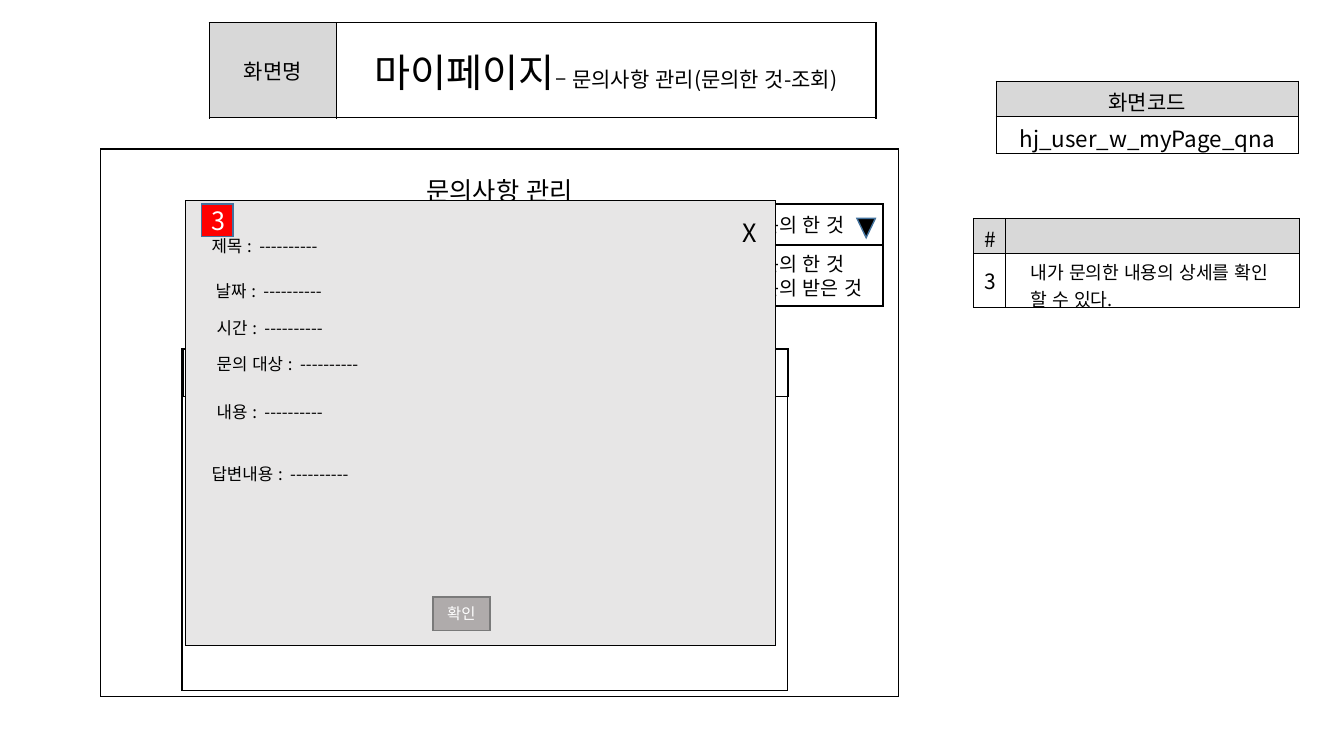
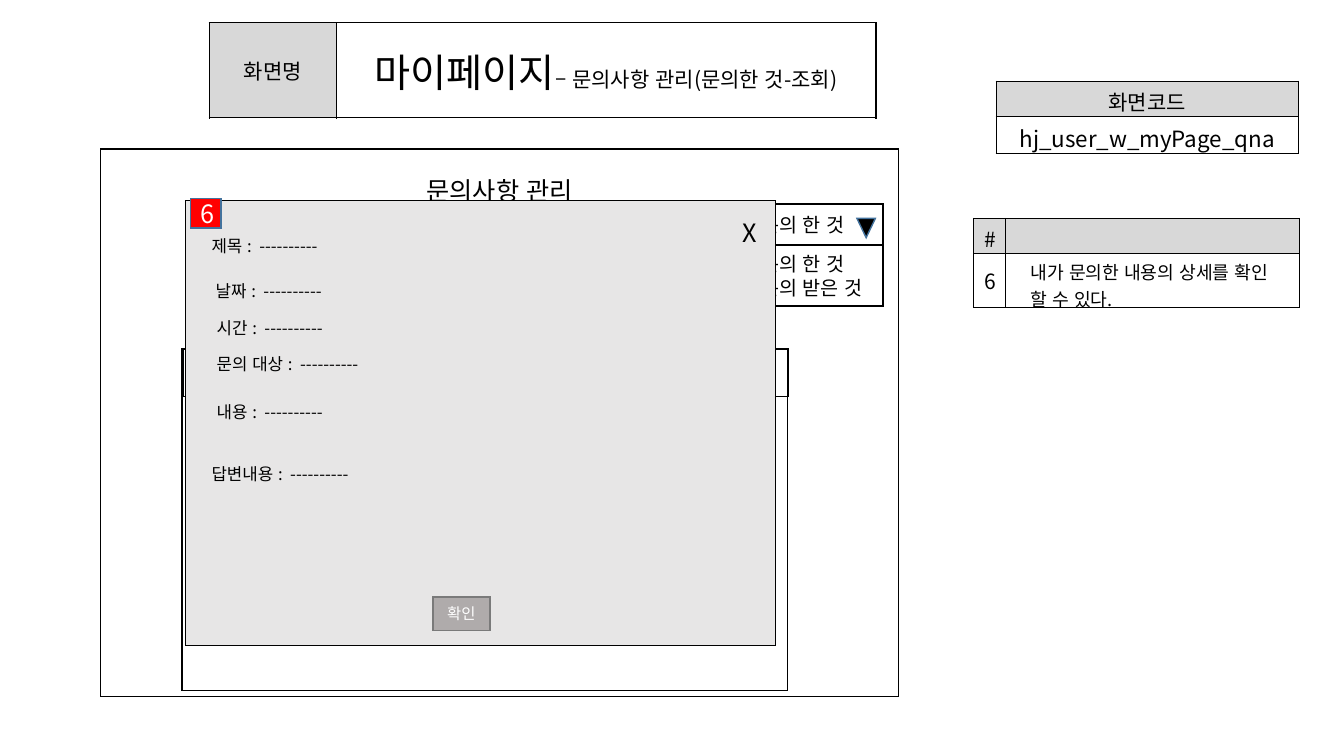
Before and after one commit to ezenteam2/e-Zone, a slide deck: slide 18 of 0 발표용 파워포인트/project05 - 파워포인트 종합 - 형준.pptx (slide 19 before the commit). Drawn at 1344x756 pixels with LibreOffice and Linux fonts; fonts in the diff are those of the drawing. Boxes give left, top, right and bottom in pixels: in the first picture for what was removed or moved away, otherwise in the second. Text is boxed around its words. In the diff, an @@ line names an element or a change of style, - is before the commit and + after.

```diff
--- a/0 발표용 파워포인트/project05 - 파워포인트 종합 - 형준.pptx
+++ b/0 발표용 파워포인트/project05 - 파워포인트 종합 - 형준.pptx
@@ rectangle added at [191, 199, 221, 228], fill #FF0000, outline #43739E 1 pt, 18 pt, text #FFFFFF @@
+6
@@ rectangle removed at [202, 204, 233, 236] @@
-3
@@ table at [974, 219, 1300, 312] @@
-row 2, column 1: 3
+row 2, column 1: 6
```
Also in this commit, not shown: 30 other slides changed, 1 slide removed, 1 other file.
